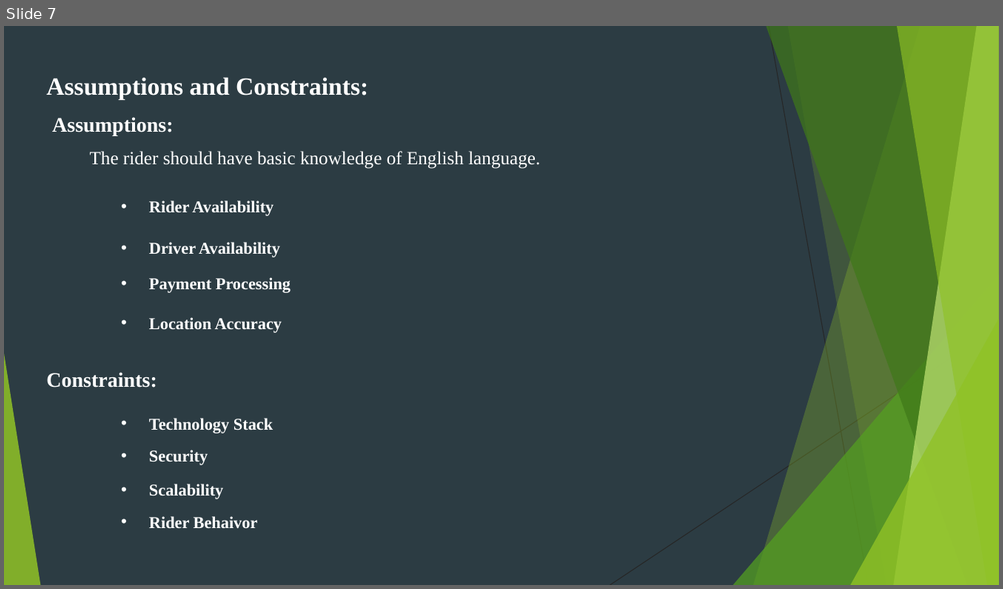
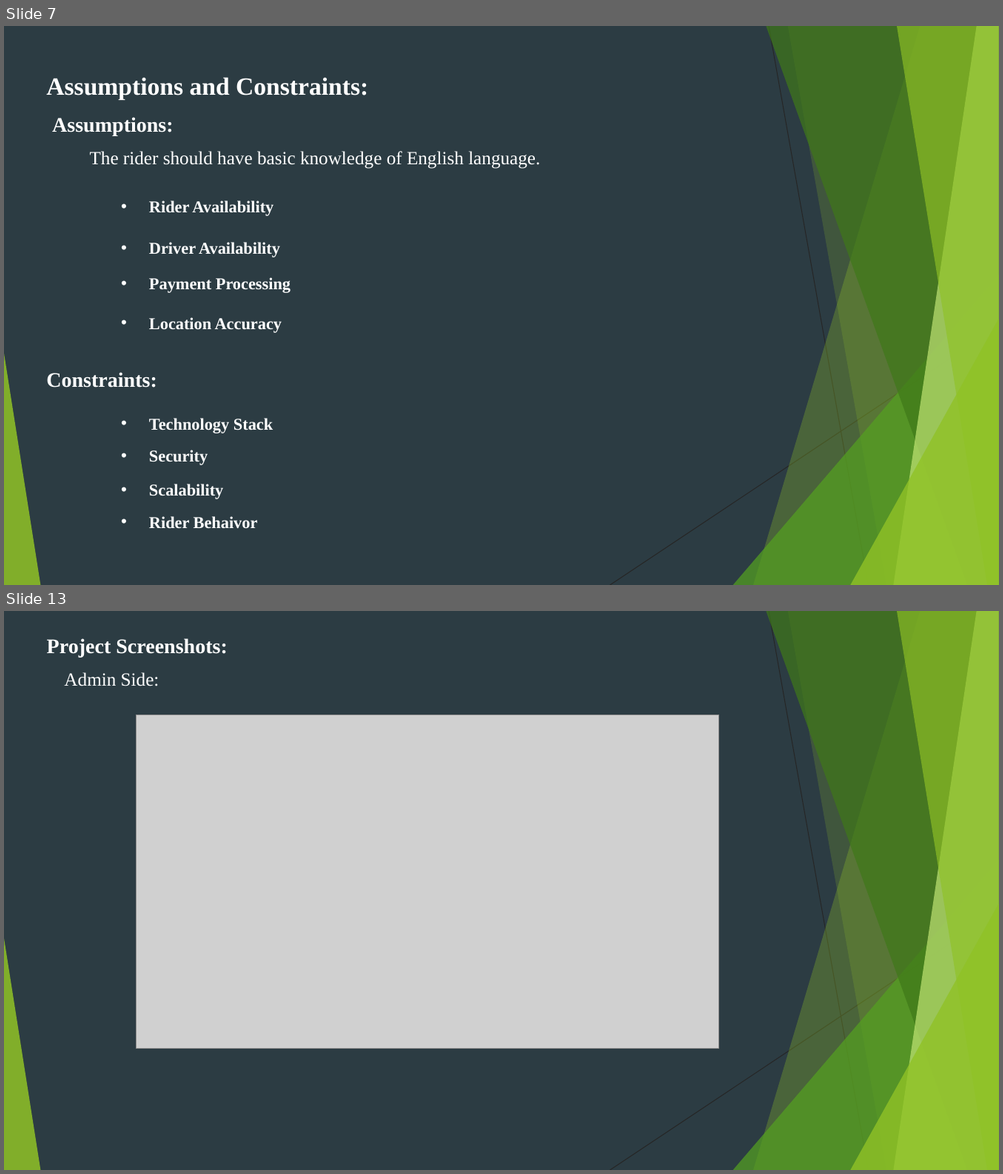
Before and after one commit to AmanPuthawala/UBERCLONE, a slide deck: materials/Uberclone.pptx. Shown one above the other, each under a label of ours: slide 7 before the commit, slides 7 and 13 after it; the slides between them are not shown. The pictures are 1003x589 and 1003x1174 pixels, drawn with LibreOffice and Linux fonts; fonts in the diff are those of the drawing; grey boxes stand for pictures. Boxes give left, top, right and bottom in pixels: in the first picture for what was removed or moved away, otherwise in the second. Text is boxed around its words. In the diff, an @@ line names an element or a change of style, - is before the commit and + after.

```diff
--- a/materials/Uberclone.pptx
+++ b/materials/Uberclone.pptx
@@ slide 13 added at (x1=4, y1=611, x2=999, y2=1170), background #2C3C43; not listed: 10 template elements that a slide beside it also shows @@
@@ text added at (x1=47, y1=638, x2=227, y2=686), 20 pt, text #FFFFFF, bold @@
+Project Screenshots:
+Admin Side:
@@ picture added at (x1=136, y1=715, x2=719, y2=1049) @@
```
Also in this commit, not shown: 16 slides changed, 13 other slides added, 10 slides removed.
